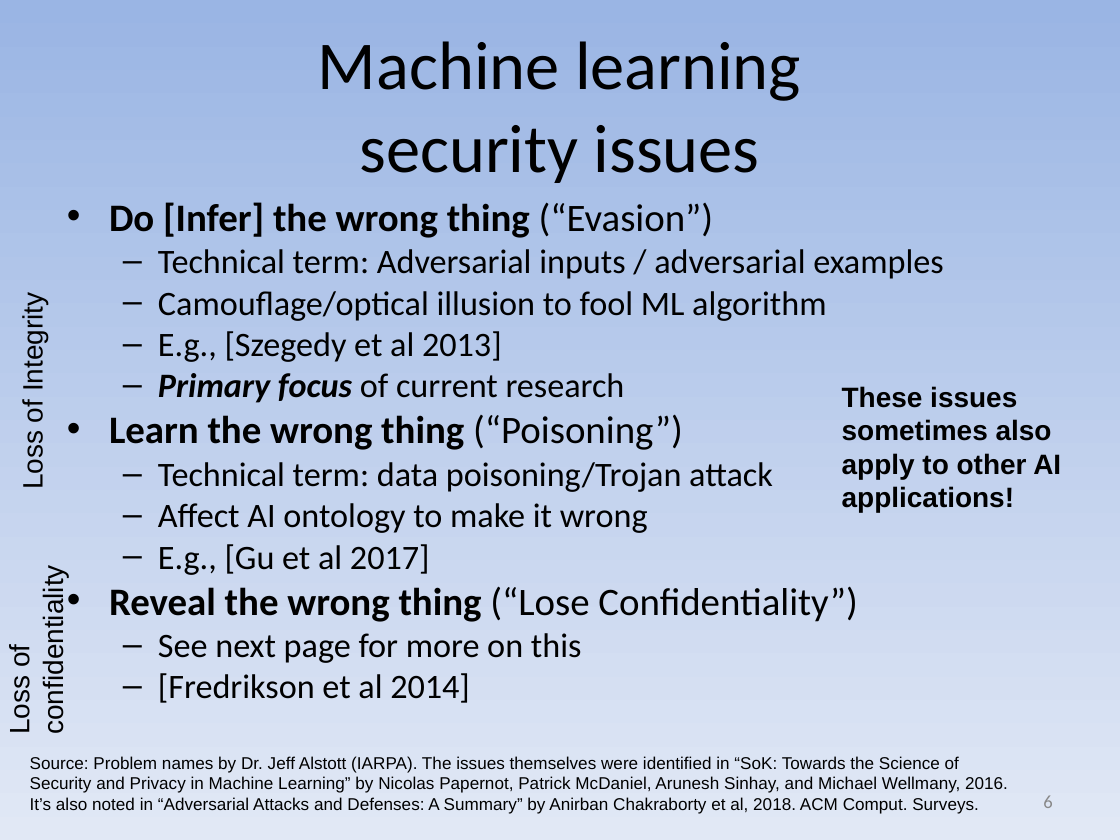
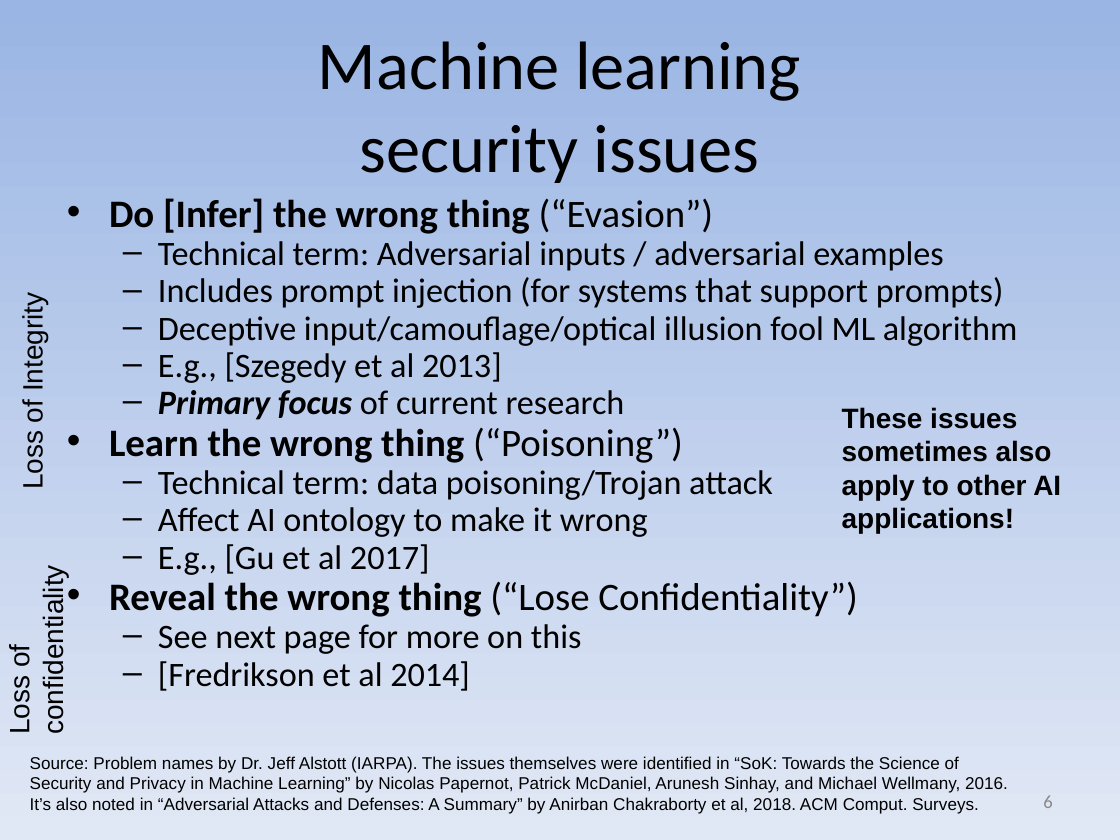
Before and after one commit to david-a-wheeler/david-a-wheeler.github.io, a slide deck: slide 6 of secure-class/presentations/AI-ML-Security.ppt. Drawn at 1120x840 pixels with LibreOffice and Linux fonts; fonts in the diff are those of the drawing. Boxes give left, top, right and bottom in pixels: in the first picture for what was removed or moved away, otherwise in the second. Text is boxed around its words. In the diff, an @@ line names an element or a change of style, - is before the commit and + after.

```diff
--- a/secure-class/presentations/AI-ML-Security.ppt
+++ b/secure-class/presentations/AI-ML-Security.ppt
@@ text at box(109, 241, 943, 691): line spacing 0.8 to 0.7 @@
@@ text at box(158, 277, 1017, 346): text changed @@
-  – Camouflage/optical illusion to fool ML algorithm
+  – Includes prompt injection (for systems that support prompts)
+  – Deceptive input/camouflage/optical illusion fool ML algorithm
@@ text "These issues sometimes also apply ...": place and size @@
-text "These issues sometimes also apply ..." at box(842, 386, 1061, 512)
+text "These issues sometimes also apply ..." at box(842, 407, 1061, 533)
```
Also in this commit, not shown: 2 other slides changed.
